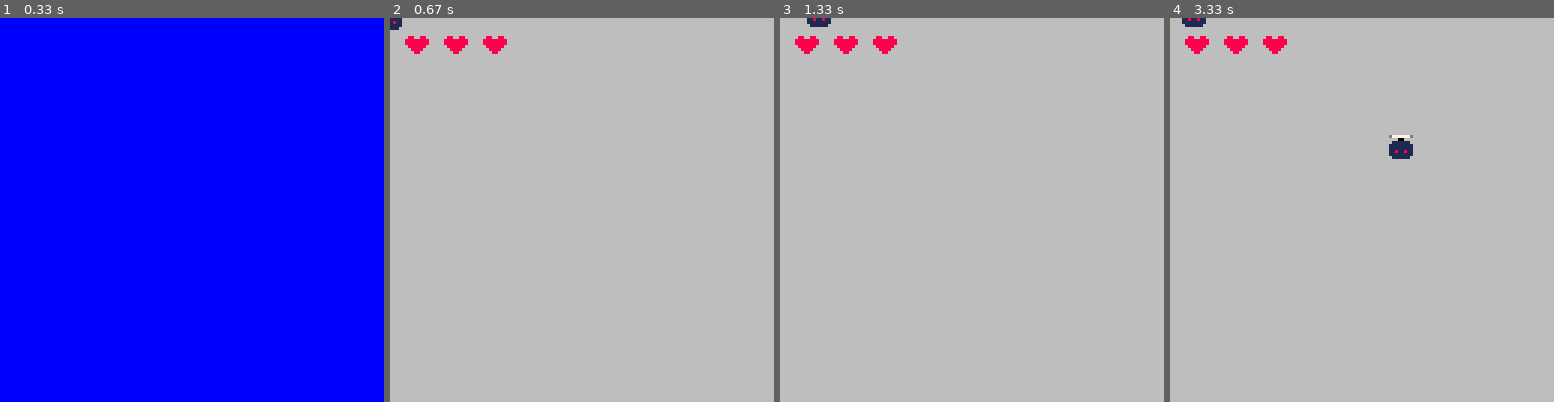
Above: before the commit, frames 1-4 (left to right).
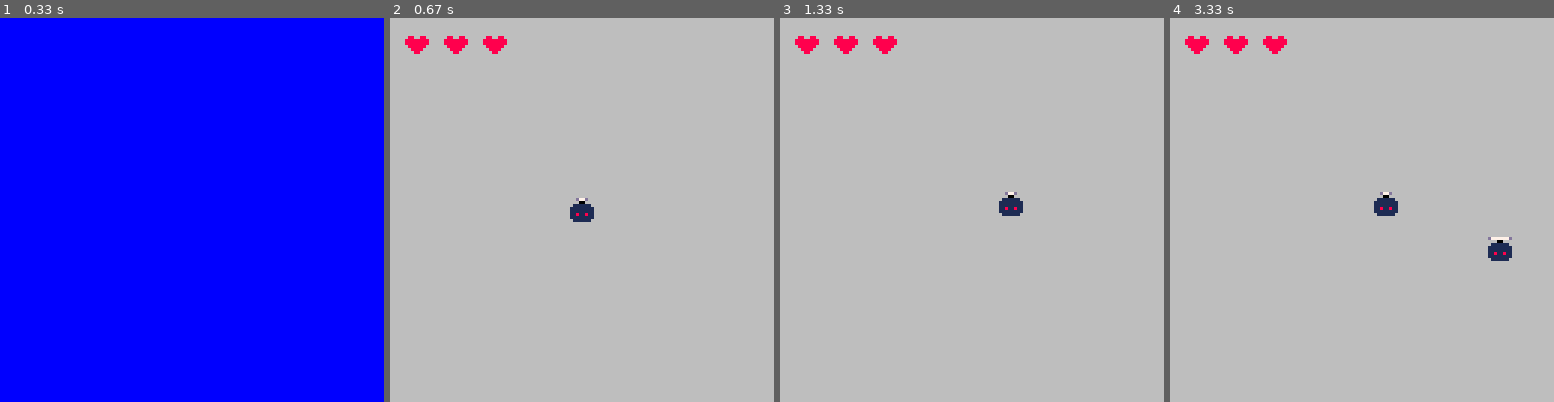
Above: after the commit, the same moments.

Repository: Hato1/Pygame-template
Game: pygame game, started from src/my_game/main.py
Same seed, same stepped clock (60 frames per second), same inputs: the game is played once before the commit and once after it.
Inputs:
- Up to frame 1 (0.33 s): no input
- Up to frame 2 (0.67 s): tap Enter at 0.33 s
- Up to frame 3 (1.33 s): hold Right 0.67-1.13 s; hold Up from 1.17 s (still down)
- Up to frame 4 (3.33 s): release Up at 1.47 s; hold Right 1.5-1.97 s; hold Left 2-2.53 s; hold Down 2.57-2.87 s; hold Left 2.9-3.3 s

Frame 1 is identical in both runs. In frame 2, 0.4% of the frame differs, in the area x 0-54%, y 0-54%; in frame 3, 0.4%; in frame 4, 1.1%, in the area x 3-90%, y 0-64%.

Commit message:
Start player at screen center

Diff:
--- a/src/my_game/states/game.py
+++ b/src/my_game/states/game.py
@@ -37,9 +37,9 @@
         self.rect = self.SPRITE[0].get_rect(center=(self.position))
 
     @classmethod
-    def create_monster(cls, screen: pg.Surface, target: pg.Vector2) -> Self:
+    def create_monster(cls, screen_rect: pg.Rect, target: pg.Vector2) -> Self:
         """Create a monster with a default position, vector, and speed."""
-        position = get_random_position_on_rect_perimeter(screen.get_rect())
+        position = get_random_position_on_rect_perimeter(screen_rect)
         # Aim the monster towards the target position.
         vector = target - position
         speed = random.uniform(0.05, 0.5)
@@ -63,8 +63,8 @@
     SPRITE = Images.MONSTER_FRAME_1.load()
     INITIAL_HEALTH_CAPACITY = 3
 
-    def __init__(self):
-        self.position: pg.Vector2 = pg.Vector2(0, 0)
+    def __init__(self, position: pg.Vector2):
+        self.position: pg.Vector2 = position
         self.velocity = pg.Vector2(0, 0)
         self.max_health = self.INITIAL_HEALTH_CAPACITY
         self.health = self.max_health
@@ -97,12 +97,12 @@
         self.monsters: list[Monster]
         self.player: Player
 
-    def startup(self, current_time: float, persistant: dict[str, Any], previous: type[State]):
-        super().startup(current_time, persistant, previous)
+    def startup(self, current_time: float, persistant: dict[str, Any], previous: type[State], surface_rect: pg.Rect):
+        super().startup(current_time, persistant, previous, surface_rect)
         self.monster_meter = 0
         self.monster_interval = self.DEFAULT_MONSTER_INTERVAL
         self.monsters = []
-        self.player = Player()
+        self.player = Player(pg.Vector2(surface_rect.center))
 
     def get_event(self, event: pg.Event):
         if event.type == pg.KEYDOWN:
@@ -122,11 +122,11 @@
             heart = heart_full if i < self.player.health else empty_heart
             surface.blit(heart, (5 + i * (heart.get_width() + 5), 5))
 
-    def update_monster_spawner(self, surface, dt: float):
+    def update_monster_spawner(self, surface_rect: pg.Rect, dt: float):
         """Spawns monsters over time based on the monster meter and interval."""
         self.monster_meter += dt
         while self.monster_meter > self.monster_interval:
-            new_monster = Monster.create_monster(surface, self.player.position)
+            new_monster = Monster.create_monster(surface_rect, self.player.position)
             self.monsters.append(new_monster)
             self.monster_meter -= self.monster_interval
 
@@ -151,8 +151,8 @@
         if self.monster_interval < self.MINIMUM_MONSTER_INTERVAL:
             self.monster_interval = self.MINIMUM_MONSTER_INTERVAL
 
-    def update(self, surface, keys, current_time, dt):
-        self.update_monster_spawner(surface, dt)
+    def update(self, surface_rect, keys, current_time, dt):
+        self.update_monster_spawner(surface_rect, dt)
         self.update_player_movement(keys, dt)
 
         for monster in self.monsters:
--- a/src/my_game/states/main_menu.py
+++ b/src/my_game/states/main_menu.py
@@ -17,7 +17,7 @@
                 # and to keep the reference short.
                 self.next = game.Game
 
-    def update(self, surface, keys, current_time, dt):
+    def update(self, surface_rect, keys, current_time, dt):
         pass
 
     def draw(self, surface, keys, current_time, dt):
--- a/src/my_game/utils/state_manager.py
+++ b/src/my_game/utils/state_manager.py
@@ -84,7 +84,7 @@
             self.quit = True
         elif self.state.done:
             self.change_state()
-        self.state.update(self.screen, self.keys, self.current_time, dt)
+        self.state.update(self.screen.get_rect(), self.keys, self.current_time, dt)
         self.state.draw(self.screen, self.keys, self.current_time, dt)
 
     def change_state(self):
@@ -95,7 +95,7 @@
 
         persistant_variables = self.state.cleanup()
         self.state = self.state_dict[next]
-        self.state.startup(self.current_time, persistant_variables, previous)
+        self.state.startup(self.current_time, persistant_variables, previous, self.screen.get_rect())
 
     def main(self):
         """Main loop for entire program."""
@@ -166,7 +166,7 @@
         """Processes events that were passed from the main event loop."""
         pass
 
-    def startup(self, current_time: float, persistant: dict[str, Any], previous: type[State]):
+    def startup(self, current_time: float, persistant: dict[str, Any], previous: type[State], surface_rect: pg.Rect):
         """Add variables passed in persistant to the proper attributes and
         set the start time of the State to the current time."""
         self.persist = persistant
@@ -180,7 +180,18 @@
         return self.persist
 
     @abstractmethod
-    def update(self, surface: pg.Surface, keys, current_time: float, dt: float):
+    def update(self, surface_rect: pg.Rect, keys, current_time: float, dt: float):
+        """Update function for state. Must be overloaded in children.
+
+        surface_rect: Rect representing the surface dimensions.
+        keys: The current state of all keyboard buttons.
+        current_time: Current time in seconds since program launched.
+        dt: Time in seconds since last frame.
+        """
+        pass
+
+    @abstractmethod
+    def draw(self, surface: pg.Surface, keys, current_time: float, dt: float):
         """Update function for state. Must be overloaded in children.
 
         surface: The surface to draw to.
@@ -189,14 +200,3 @@
         dt: Time in seconds since last frame.
         """
         pass
-
-    @abstractmethod
-    def draw(self, surface: pg.Surface, keys, current_time: float, dt: float):
-        """Update function for state. Must be overloaded in children.
-
-        surface: The surface to draw to.
-        keys: The current state of all keyboard buttons.
-        current_time: Current time in seconds since program launched.
-        dt: Time in seconds since last frame.
-        """
-        pass
